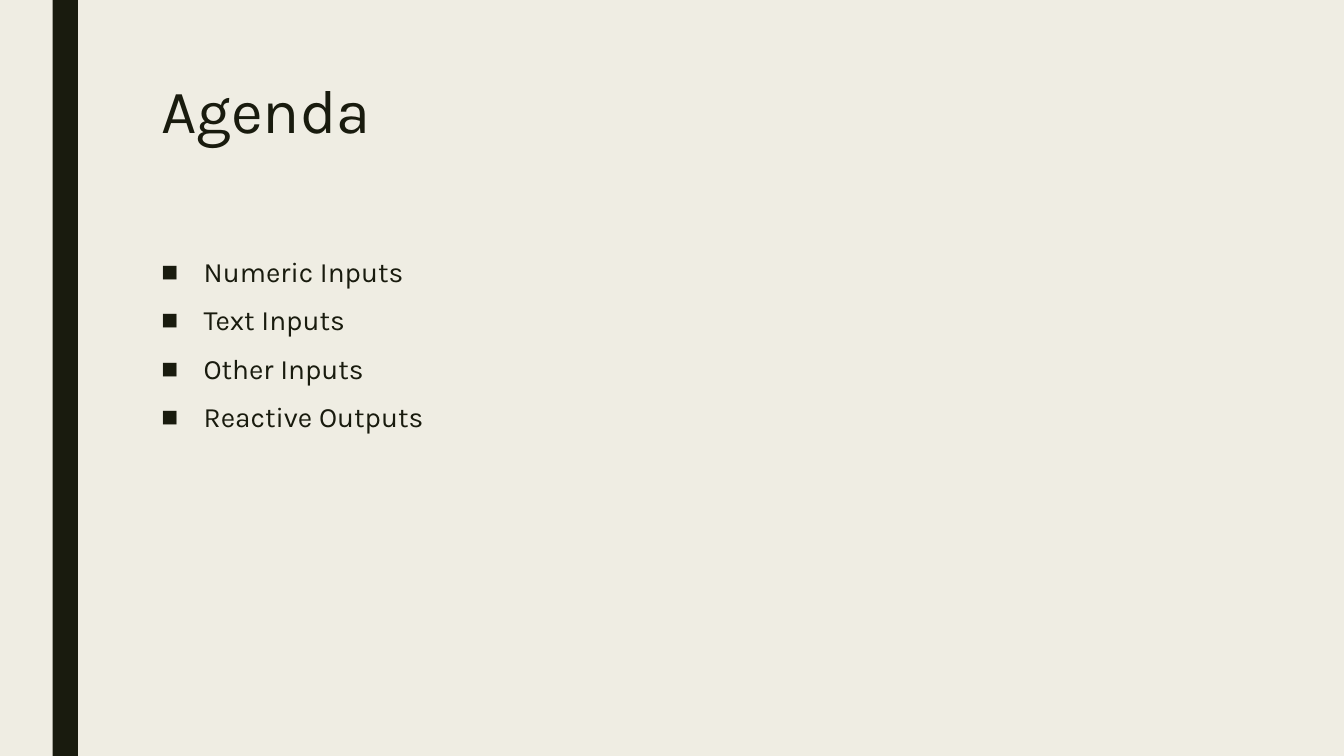
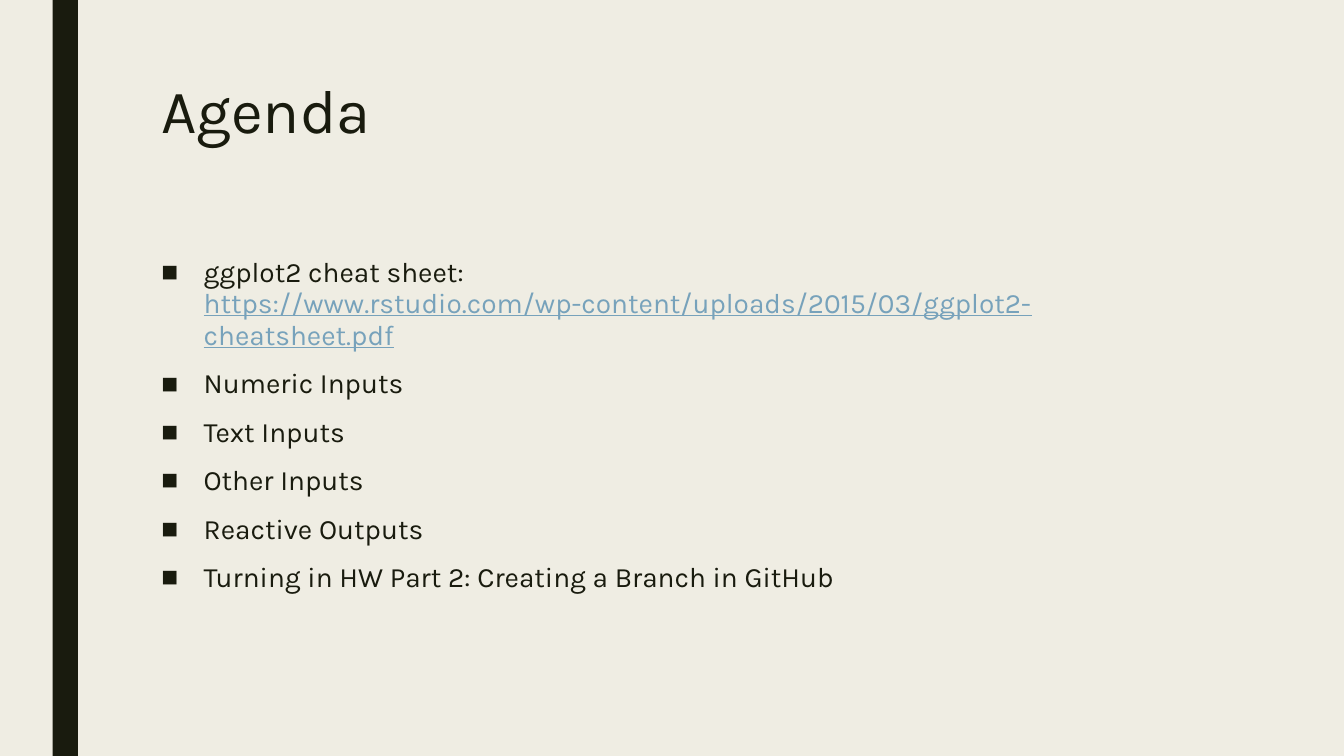
Before and after one commit to RforOperations2018/Class_4, a slide deck: slide 2 of Class_4.pptx. Drawn at 1344x756 pixels with LibreOffice and Linux fonts; fonts in the diff are those of the drawing. Boxes give left, top, right and bottom in pixels: in the first picture for what was removed or moved away, otherwise in the second. Text is boxed around its words. In the diff, an @@ line names an element or a change of style, - is before the commit and + after.

```diff
--- a/Class_4.pptx
+++ b/Class_4.pptx
@@ text at (x1=204, y1=263, x2=1031, y2=352): paragraph added @@
+■ ggplot2 cheat sheet: https://www.rstudio.com/wp-content/uploads/2015/03/ggplot2-cheatsheet.pdf
@@ text at (x1=204, y1=567, x2=834, y2=594): paragraph added @@
+■ Turning in HW Part 2: Creating a Branch in GitHub
```
Also in this commit, not shown: 1 other slide changed, 2 slides added, 3 other files.
